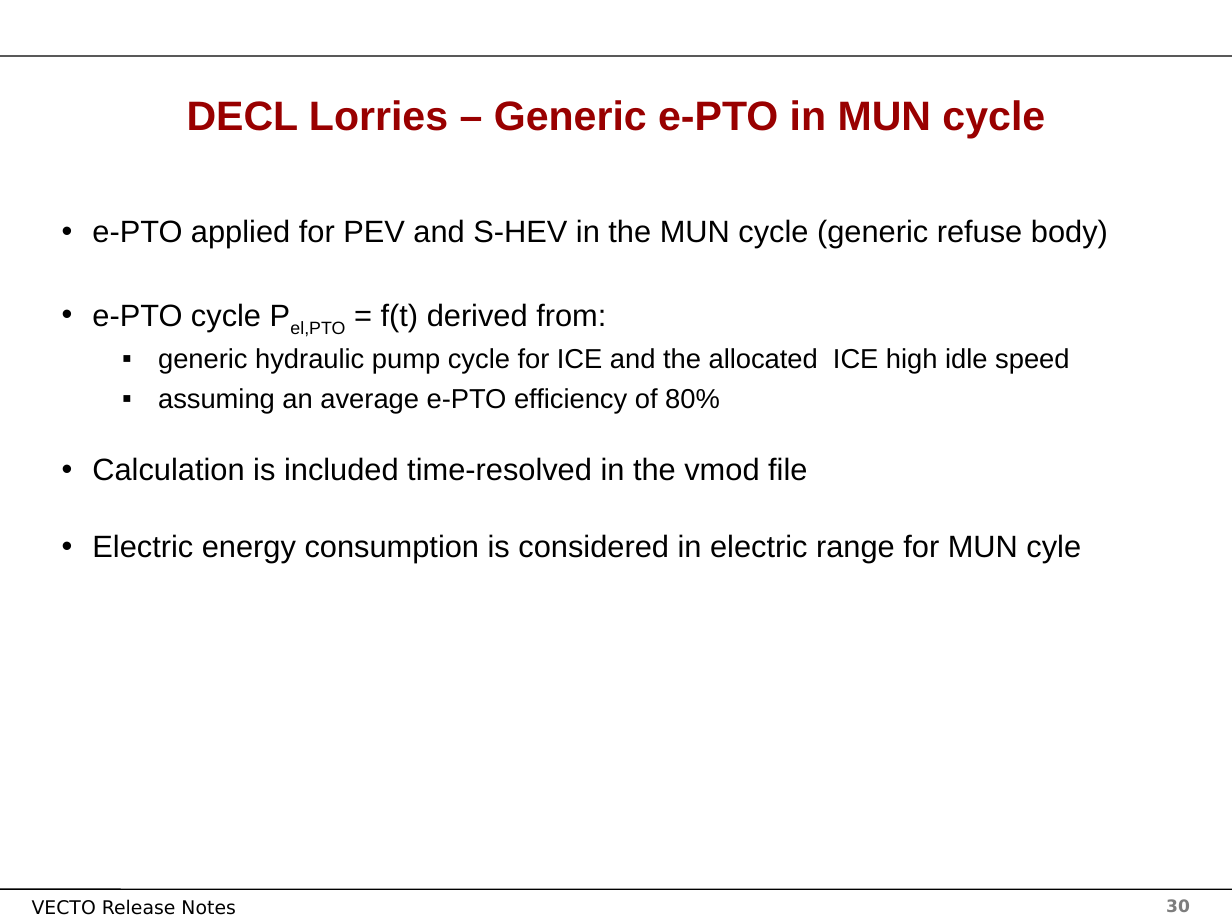
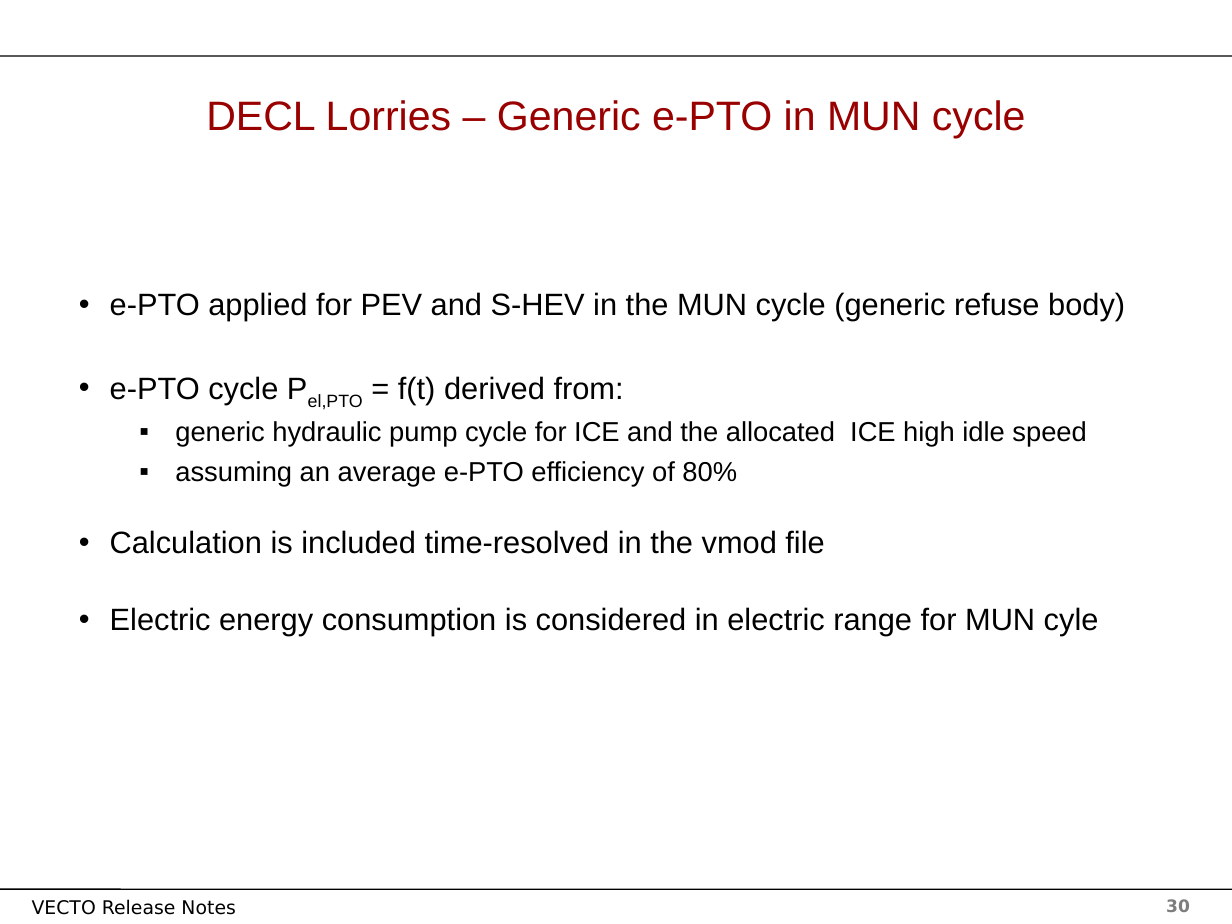
Before and after one commit to tanawadeatharva/BharatVECTO, a slide deck: slide 30 of Documentation/User Manual Source/Release Notes Vecto3.x.pptx. Drawn at 1232x924 pixels with LibreOffice and Linux fonts; fonts in the diff are those of the drawing; background and template pictures are left out. Boxes give left, top, right and bottom in pixels: in the first picture for what was removed or moved away, otherwise in the second. Text is boxed around its words. In the diff, an @@ line names an element or a change of style, - is before the commit and + after.

```diff
--- a/Documentation/User Manual Source/Release Notes Vecto3.x.pptx
+++ b/Documentation/User Manual Source/Release Notes Vecto3.x.pptx
@@ title "DECL Lorries – Generic e-PTO ..." at [206, 100, 1026, 138]: bold off @@
@@ text "e-PTO applied for PEV and ...": place and size @@
-text "e-PTO applied for PEV and ..." at [92, 219, 1108, 562]
+text "e-PTO applied for PEV and ..." at [110, 292, 1125, 635]
```
Also in this commit, not shown: 30 other slides changed.
